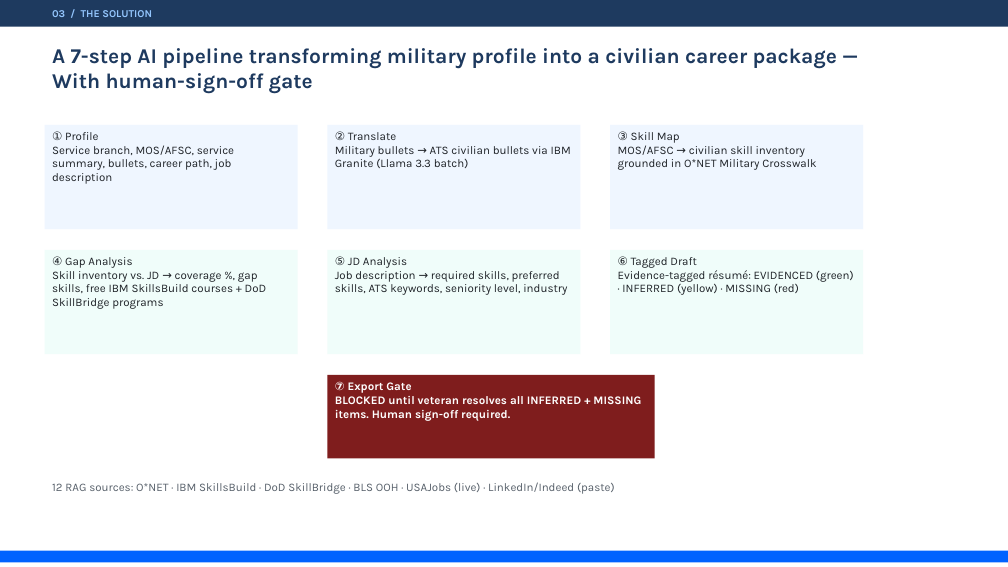
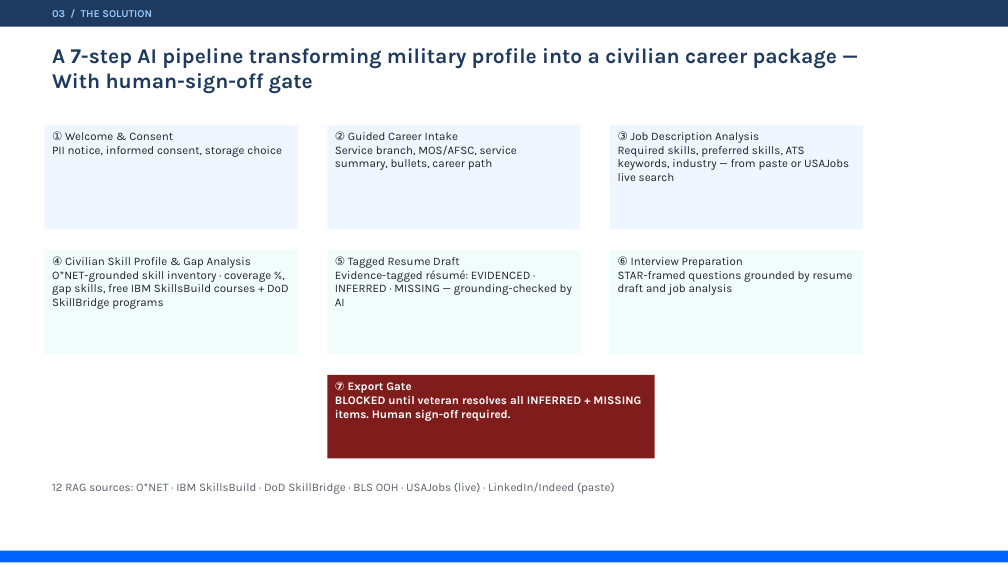
Before and after one commit to jaywarfield/golden-gate-glory, a slide deck: slide 4 of docs/images/source/mission-veteran-ai-final-presentation.pptx. Drawn at 1008x567 pixels with LibreOffice and Linux fonts; fonts in the diff are those of the drawing. Boxes give left, top, right and bottom in pixels: in the first picture for what was removed or moved away, otherwise in the second. Text is boxed around its words. In the diff, an @@ line names an element or a change of style, - is before the commit and + after.

```diff
--- a/docs/images/source/mission-veteran-ai-final-presentation.pptx
+++ b/docs/images/source/mission-veteran-ai-final-presentation.pptx
@@ text in rectangle at (52,131,282,157): text changed @@
-① Profile
-Service branch, MOS/AFSC, service summary, bullets, career path, job description
+① Welcome & Consent
+PII notice, informed consent, storage choice
@@ text in rectangle at (335,131,517,170): text changed @@
-② Translate
-Military bullets → ATS civilian bullets via IBM Granite (Llama 3.3 batch)
+② Guided Career Intake
+Service branch, MOS/AFSC, service summary, bullets, career path
@@ text in rectangle at (618,131,849,181): text changed @@
-③ Skill Map
-MOS/AFSC → civilian skill inventory grounded in O*NET Military Crosswalk
+③ Job Description Analysis
+Required skills, preferred skills, ATS keywords, industry — from paste or USAJobs live search
@@ text in rectangle at (52,256,289,309): text changed @@
-④ Gap Analysis
-Skill inventory vs. JD → coverage %, gap skills, free IBM SkillsBuild courses + DoD SkillBridge programs
+④ Civilian Skill Profile & Gap Analysis
+O*NET-grounded skill inventory · coverage %, gap skills, free IBM SkillsBuild courses + DoD SkillBridge programs
@@ text in rectangle at (335,256,572,306): text changed @@
-⑤ JD Analysis
-Job description → required skills, preferred skills, ATS keywords, seniority level, industry
+⑤ Tagged Resume Draft
+Evidence-tagged résumé: EVIDENCED · INFERRED · MISSING — grounding-checked by AI
@@ text in rectangle at (618,256,853,295): text changed @@
-⑥ Tagged Draft
-Evidence-tagged résumé: EVIDENCED (green) · INFERRED (yellow) · MISSING (red)
+⑥ Interview Preparation
+STAR-framed questions grounded by resume draft and job analysis
```
Also in this commit, not shown: 4 other slides changed.
